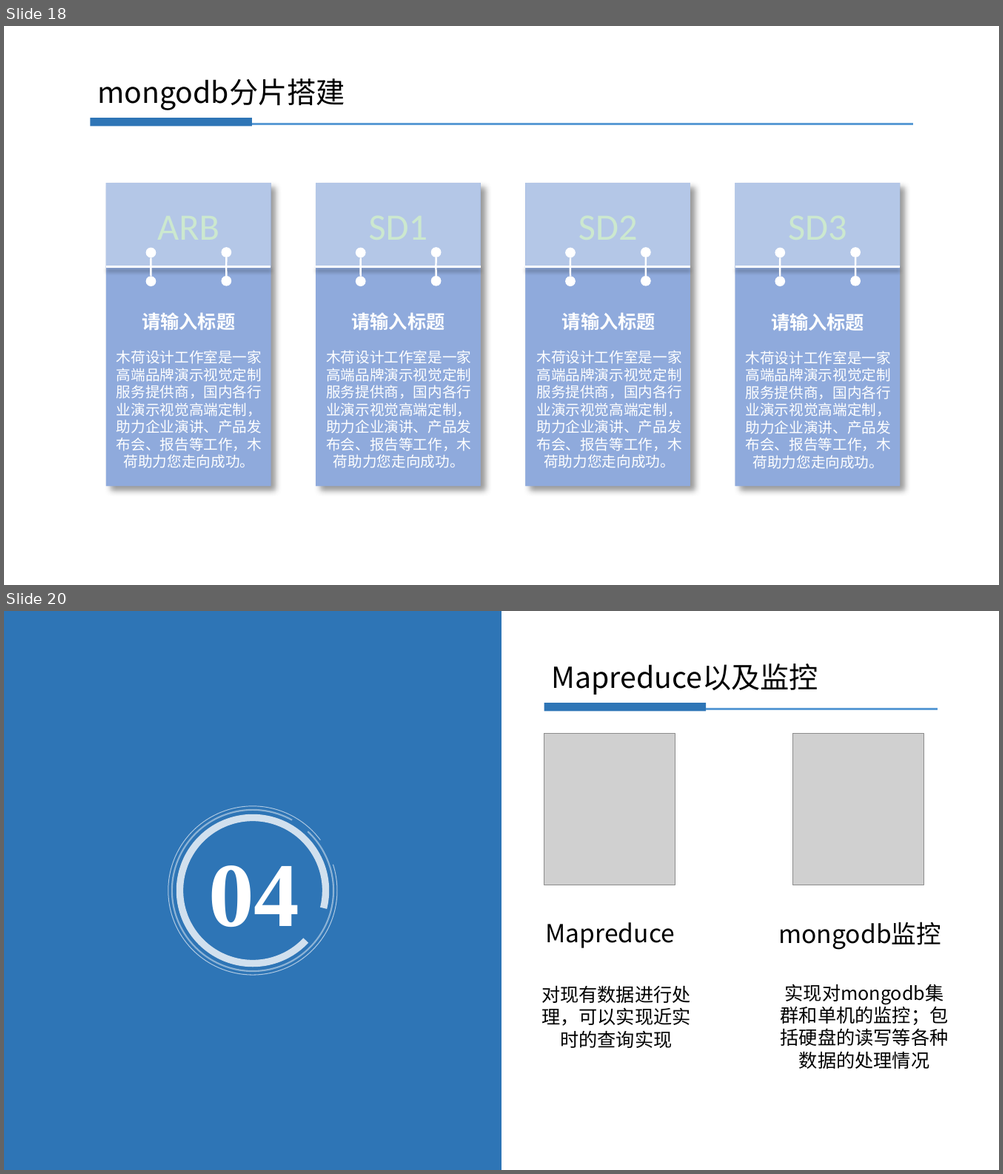
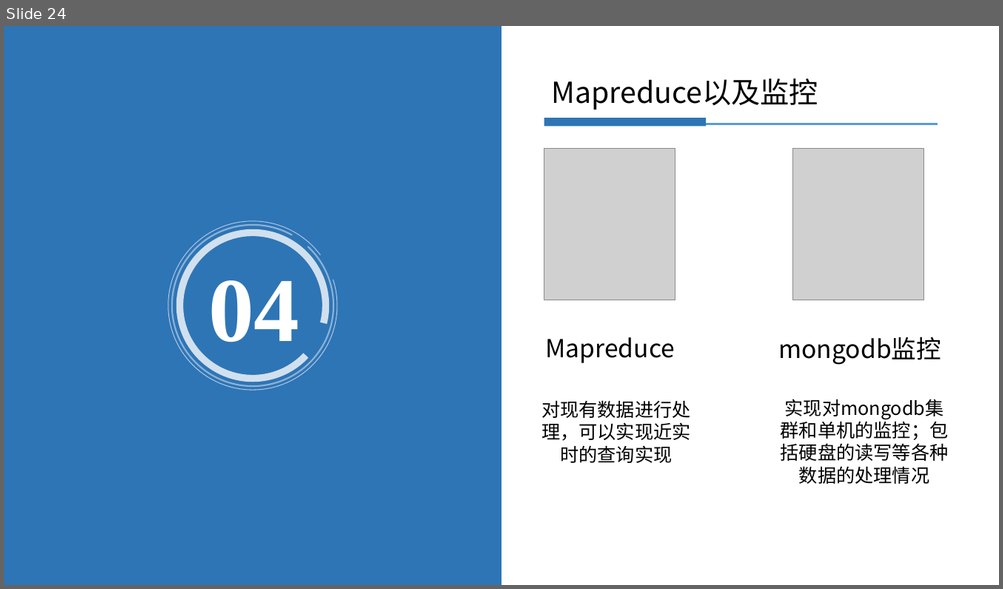
Before and after one commit to sid2656/utils_mongodb, a slide deck: docs/MongoDB视频录制ppt.pptx. Shown one above the other, each under a label of ours: slides 18 and 20 before the commit, slide 24 after it; the slides between them are not shown. The pictures are 1003x1174 and 1003x589 pixels, drawn with LibreOffice and Linux fonts; fonts in the diff are those of the drawing; grey boxes stand for pictures. Boxes give left, top, right and bottom in pixels: in the first picture for what was removed or moved away, otherwise in the second. Text is boxed around its words. In the diff, an @@ line names an element or a change of style, - is before the commit and + after.

```diff
--- a/docs/MongoDB视频录制ppt.pptx
+++ b/docs/MongoDB视频录制ppt.pptx
@@ slide 18 removed at <box>4,26,999,585</box>, background #CCE8CF @@
@@ text removed at <box>98,79,345,110</box> @@
-mongodb分片搭建
@@ rectangle removed at <box>90,118,252,126</box> @@
@@ line removed from (252, 124) to (913, 124) @@
@@ group removed at <box>106,183,271,486</box>: 5 lines, 4 ellipses, 3 rectangles, 2 texts @@
-请输入标题
-木荷设计工作室是一家高端品牌演示视觉定制服务提供商，国内各行业演示视觉高端定制，助力企业演讲、产品发布会、报告等工作，木荷助力您走向成功。
@@ group removed at <box>316,183,481,486</box>: 5 lines, 4 ellipses, 3 rectangles, 2 texts @@
-请输入标题
-木荷设计工作室是一家高端品牌演示视觉定制服务提供商，国内各行业演示视觉高端定制，助力企业演讲、产品发布会、报告等工作，木荷助力您走向成功。
@@ group removed at <box>526,183,691,486</box>: 5 lines, 4 ellipses, 3 rectangles, 2 texts @@
-请输入标题
-木荷设计工作室是一家高端品牌演示视觉定制服务提供商，国内各行业演示视觉高端定制，助力企业演讲、产品发布会、报告等工作，木荷助力您走向成功。
@@ group removed at <box>735,183,900,486</box>: 5 lines, 4 ellipses, 3 rectangles, 2 texts @@
-请输入标题
-木荷设计工作室是一家高端品牌演示视觉定制服务提供商，国内各行业演示视觉高端定制，助力企业演讲、产品发布会、报告等工作，木荷助力您走向成功。
@@ what was slide 20 is now slide 24 @@
```
Also in this commit, not shown: 2 slides changed, 6 slides added, 1 other slide removed, 11 other files.
